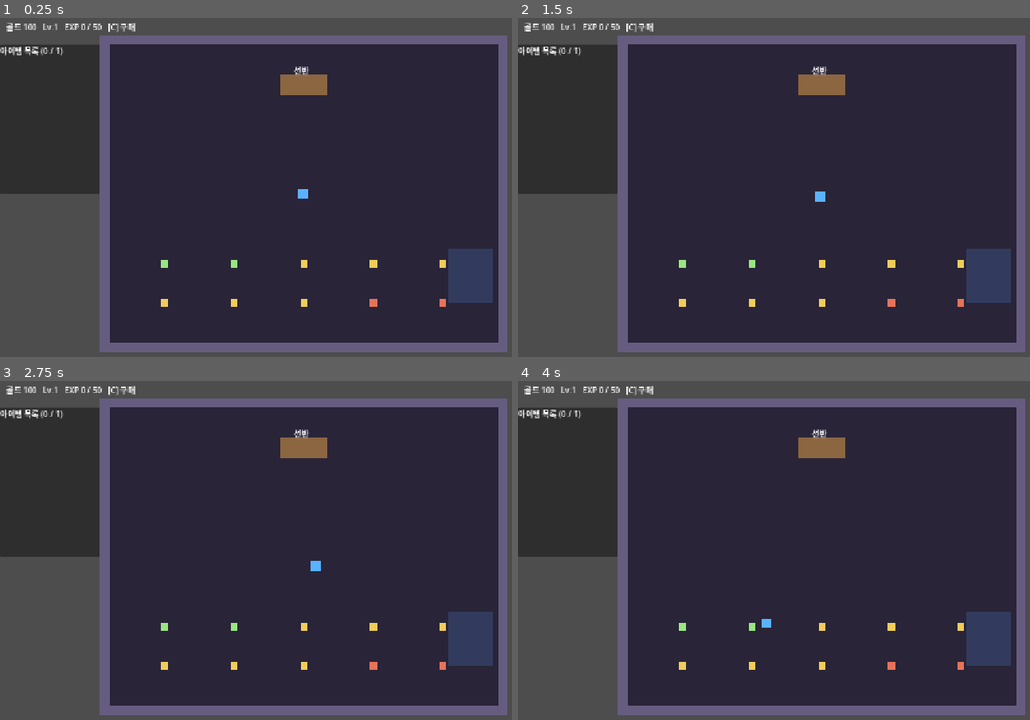
Above: before the commit, frames 1-4 (two rows, left to right).
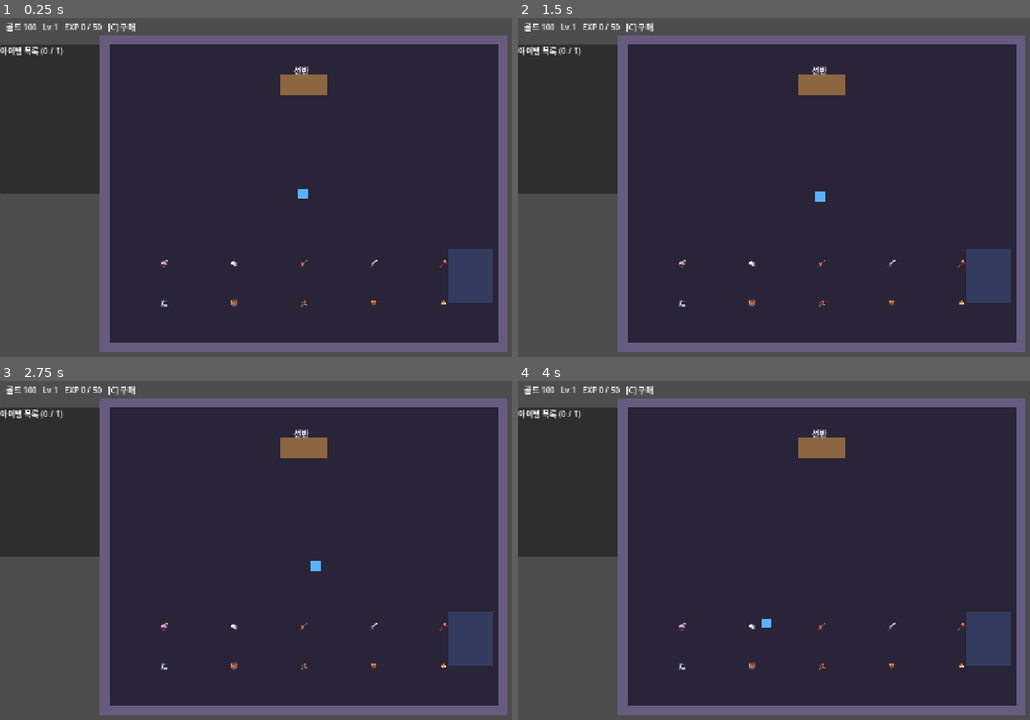
Above: after the commit, the same moments.

Repository: JaeyoungMyo/TheBetweenkeeper
Game: Godot game, scene res://scenes/storage/tutorial_storage.tscn
Same seed, same stepped clock (60 frames per second), same inputs: the game is played once before the commit and once after it.
Inputs (mouse positions are in pixels of both pictures, inside the frame that each line leads up to):
- Up to frame 1 (0.25 s): no input
- Up to frame 2 (1.5 s): tap Enter at 0.5 s; drag from (835, 194) to (902, 116) at 0.52 s; tap Space at 1.25 s; drag from (707, 211) to (804, 265) at 1.27 s
- Up to frame 3 (2.75 s): move the mouse to (384, 479) at 2.02 s; hold D (move_right) from 2.03 s (still down); tap 1 (slot_1) at 2.1 s; click (384, 479) at 2.17 s
- Up to frame 4 (4 s): release D (move_right) at 2.75 s; drag from (804, 628) to (646, 503) at 2.77 s; move the mouse to (1029, 611) at 3.52 s; hold A (move_left) from 3.53 s (still down); tap 3 (slot_3) at 3.6 s; click (1029, 611) at 3.67 s

The runs differ from the first frame. In frame 1, 0.3% of the frame differs, in the area x 31-88%, y 71-86%; in frame 2, 0.3%; in frame 3, 0.3%; in frame 4, 0.3%.

Commit message:
아이템 아이콘 반영: 스프라이트 시트 칸으로 맵과 목록에 표시
Co-Authored-By: Claude Haiku 5.5 <noreply@anthropic.com>
Claude-Session: https://claude.ai/code/session_0121nzt2UG16d76XWYTLiz1b

Diff:
--- a/data/items/armor.tres
+++ b/data/items/armor.tres
@@ -1,6 +1,7 @@
-[gd_resource type="Resource" script_class="ItemData" load_steps=2 format=3]
+[gd_resource type="Resource" script_class="ItemData" load_steps=3 format=3]
 
 [ext_resource type="Script" path="res://scripts/storage/item_data.gd" id="1"]
+[ext_resource type="Texture2D" path="res://art/items/items_sheet.png" id="2"]
 
 [resource]
 script = ExtResource("1")
@@ -8,3 +9,5 @@
 display_name = "갑옷"
 category = "방어구"
 weight = 6
+icon_sheet = ExtResource("2")
+icon_cell = Vector2i(4, 6)
--- a/data/items/axe.tres
+++ b/data/items/axe.tres
@@ -1,6 +1,7 @@
-[gd_resource type="Resource" script_class="ItemData" load_steps=2 format=3]
+[gd_resource type="Resource" script_class="ItemData" load_steps=3 format=3]
 
 [ext_resource type="Script" path="res://scripts/storage/item_data.gd" id="1"]
+[ext_resource type="Texture2D" path="res://art/items/items_sheet.png" id="2"]
 
 [resource]
 script = ExtResource("1")
@@ -8,3 +9,5 @@
 display_name = "도끼"
 category = "무기"
 weight = 3
+icon_sheet = ExtResource("2")
+icon_cell = Vector2i(5, 1)
--- a/data/items/boots.tres
+++ b/data/items/boots.tres
@@ -1,6 +1,7 @@
-[gd_resource type="Resource" script_class="ItemData" load_steps=2 format=3]
+[gd_resource type="Resource" script_class="ItemData" load_steps=3 format=3]
 
 [ext_resource type="Script" path="res://scripts/storage/item_data.gd" id="1"]
+[ext_resource type="Texture2D" path="res://art/items/items_sheet.png" id="2"]
 
 [resource]
 script = ExtResource("1")
@@ -8,3 +9,5 @@
 display_name = "장화"
 category = "방어구"
 weight = 4
+icon_sheet = ExtResource("2")
+icon_cell = Vector2i(8, 7)
--- a/data/items/dagger.tres
+++ b/data/items/dagger.tres
@@ -1,6 +1,7 @@
-[gd_resource type="Resource" script_class="ItemData" load_steps=2 format=3]
+[gd_resource type="Resource" script_class="ItemData" load_steps=3 format=3]
 
 [ext_resource type="Script" path="res://scripts/storage/item_data.gd" id="1"]
+[ext_resource type="Texture2D" path="res://art/items/items_sheet.png" id="2"]
 
 [resource]
 script = ExtResource("1")
@@ -8,3 +9,5 @@
 display_name = "단검"
 category = "무기"
 weight = 3
+icon_sheet = ExtResource("2")
+icon_cell = Vector2i(3, 0)
--- a/data/items/helmet.tres
+++ b/data/items/helmet.tres
@@ -1,6 +1,7 @@
-[gd_resource type="Resource" script_class="ItemData" load_steps=2 format=3]
+[gd_resource type="Resource" script_class="ItemData" load_steps=3 format=3]
 
 [ext_resource type="Script" path="res://scripts/storage/item_data.gd" id="1"]
+[ext_resource type="Texture2D" path="res://art/items/items_sheet.png" id="2"]
 
 [resource]
 script = ExtResource("1")
@@ -8,3 +9,5 @@
 display_name = "투구"
 category = "방어구"
 weight = 4
+icon_sheet = ExtResource("2")
+icon_cell = Vector2i(17, 8)
--- a/data/items/ore_box.tres
+++ b/data/items/ore_box.tres
@@ -1,6 +1,7 @@
-[gd_resource type="Resource" script_class="ItemData" load_steps=2 format=3]
+[gd_resource type="Resource" script_class="ItemData" load_steps=3 format=3]
 
 [ext_resource type="Script" path="res://scripts/storage/item_data.gd" id="1"]
+[ext_resource type="Texture2D" path="res://art/items/items_sheet.png" id="2"]
 
 [resource]
 script = ExtResource("1")
@@ -8,3 +9,5 @@
 display_name = "광석 상자"
 category = "재료"
 weight = 6
+icon_sheet = ExtResource("2")
+icon_cell = Vector2i(24, 5)
--- a/data/items/potion_hp.tres
+++ b/data/items/potion_hp.tres
@@ -1,6 +1,7 @@
-[gd_resource type="Resource" script_class="ItemData" load_steps=2 format=3]
+[gd_resource type="Resource" script_class="ItemData" load_steps=3 format=3]
 
 [ext_resource type="Script" path="res://scripts/storage/item_data.gd" id="1"]
+[ext_resource type="Texture2D" path="res://art/items/potions_sheet.png" id="2"]
 
 [resource]
 script = ExtResource("1")
@@ -8,3 +9,5 @@
 display_name = "회복약"
 category = "물약"
 weight = 1
+icon_sheet = ExtResource("2")
+icon_cell = Vector2i(0, 0)
--- a/data/items/scroll.tres
+++ b/data/items/scroll.tres
@@ -1,6 +1,7 @@
-[gd_resource type="Resource" script_class="ItemData" load_steps=2 format=3]
+[gd_resource type="Resource" script_class="ItemData" load_steps=3 format=3]
 
 [ext_resource type="Script" path="res://scripts/storage/item_data.gd" id="1"]
+[ext_resource type="Texture2D" path="res://art/items/items_sheet.png" id="2"]
 
 [resource]
 script = ExtResource("1")
@@ -8,3 +9,5 @@
 display_name = "주문서"
 category = "주문서"
 weight = 2
+icon_sheet = ExtResource("2")
+icon_cell = Vector2i(0, 10)
--- a/data/items/shield.tres
+++ b/data/items/shield.tres
@@ -1,6 +1,7 @@
-[gd_resource type="Resource" script_class="ItemData" load_steps=2 format=3]
+[gd_resource type="Resource" script_class="ItemData" load_steps=3 format=3]
 
 [ext_resource type="Script" path="res://scripts/storage/item_data.gd" id="1"]
+[ext_resource type="Texture2D" path="res://art/items/items_sheet.png" id="2"]
 
 [resource]
 script = ExtResource("1")
@@ -8,3 +9,5 @@
 display_name = "방패"
 category = "방어구"
 weight = 4
+icon_sheet = ExtResource("2")
+icon_cell = Vector2i(16, 5)
--- a/data/items/sword.tres
+++ b/data/items/sword.tres
@@ -1,6 +1,7 @@
-[gd_resource type="Resource" script_class="ItemData" load_steps=2 format=3]
+[gd_resource type="Resource" script_class="ItemData" load_steps=3 format=3]
 
 [ext_resource type="Script" path="res://scripts/storage/item_data.gd" id="1"]
+[ext_resource type="Texture2D" path="res://art/items/items_sheet.png" id="2"]
 
 [resource]
 script = ExtResource("1")
@@ -8,3 +9,5 @@
 display_name = "검"
 category = "무기"
 weight = 3
+icon_sheet = ExtResource("2")
+icon_cell = Vector2i(0, 0)
--- a/scripts/storage/item_data.gd
+++ b/scripts/storage/item_data.gd
@@ -10,6 +10,11 @@
 @export var base_price: int = 0
 @export var exp_value: int = 0
 @export var allowed_facilities: Array[String] = ["shelf_basic"]
+## 아이콘: 스프라이트 시트와 16px 칸 좌표 (열, 행)
+@export var icon_sheet: Texture2D
+@export var icon_cell := Vector2i.ZERO
+
+const ICON_PX := 16
 
 
 func is_valid() -> bool:
@@ -18,3 +23,13 @@
 
 func weight_class() -> String:
 	return WeightRules.weight_class(weight)
+
+
+## 아이콘 한 칸을 잘라 낸 텍스처. 시트가 없으면 null
+func icon() -> Texture2D:
+	if icon_sheet == null:
+		return null
+	var atlas := AtlasTexture.new()
+	atlas.atlas = icon_sheet
+	atlas.region = Rect2(Vector2(icon_cell) * ICON_PX, Vector2(ICON_PX, ICON_PX))
+	return atlas
--- a/scripts/storage/item_view.gd
+++ b/scripts/storage/item_view.gd
@@ -11,12 +11,18 @@
 
 func setup(instance: ItemInstance) -> void:
 	item = instance
-	_box = ColorRect.new()
-	_box.size = SIZE
-	_box.position = -SIZE / 2
-	_box.color = COLORS.get(item.data.weight_class(), Color.WHITE)
-	_box.mouse_filter = Control.MOUSE_FILTER_IGNORE
-	add_child(_box)
+	var tex := item.data.icon()
+	if tex != null:
+		var sprite := Sprite2D.new()
+		sprite.texture = tex
+		add_child(sprite)
+	else:
+		_box = ColorRect.new()
+		_box.size = SIZE
+		_box.position = -SIZE / 2
+		_box.color = COLORS.get(item.data.weight_class(), Color.WHITE)
+		_box.mouse_filter = Control.MOUSE_FILTER_IGNORE
+		add_child(_box)
 	sync()
 
 
--- a/scripts/ui/item_list_panel.gd
+++ b/scripts/ui/item_list_panel.gd
@@ -38,6 +38,7 @@
 	b.name = "item-entry-%d" % item.instance_id
 	b.item_id = item.instance_id
 	b.text = "%s (무게 %d)" % [item.data.display_name, item.weight()]
+	b.icon = item.data.icon()
 	b.mouse_filter = Control.MOUSE_FILTER_PASS
 	b.focus_mode = Control.FOCUS_NONE
 	return b
--- a/tests/run_tests.gd
+++ b/tests/run_tests.gd
@@ -21,6 +21,7 @@
 	"res://tests/unit/test_dungeon_properties.gd",
 	"res://tests/integration/test_dungeon_slice.gd",
 	"res://tests/integration/test_dungeon_ui.gd",
+	"res://tests/unit/test_item_icons.gd",
 ]
 
 
--- /dev/null
+++ b/tests/unit/test_item_icons.gd
@@ -0,0 +1,20 @@
+# 아이템 아이콘 (art/items 스프라이트 시트, 16px 칸): 모든 아이템이 시트 안의 칸을 가진다
+extends TestBase
+
+
+func test_every_item_has_icon_inside_sheet() -> void:
+	var count := 0
+	for f in DirAccess.get_files_at("res://data/items"):
+		if not f.ends_with(".tres"):
+			continue
+		count += 1
+		var data: ItemData = load("res://data/items/" + f)
+		var tex := data.icon()
+		expect(tex != null, "%s has icon" % f)
+		if tex == null:
+			continue
+		var r: Rect2 = (tex as AtlasTexture).region
+		var sheet: Texture2D = data.icon_sheet
+		expect(r.position.x >= 0 and r.position.y >= 0, "%s region not negative" % f)
+		expect(r.end.x <= sheet.get_width() and r.end.y <= sheet.get_height(), "%s region inside sheet" % f)
+	expect(count == 10, "10 item resources")
Binary file added: art/items/items_sheet.png
Not shown, added: art/items/items_sheet.png.import
Binary file added: art/items/potions_sheet.png
Not shown, added: art/items/potions_sheet.png.import
Not shown, added: tests/unit/test_item_icons.gd.uid
Not shown, changed: TEST.md
Not shown, changed: aidlc-docs/audit.md
Not shown, changed: aidlc-docs/construction/u3-dungeon-requests/code/code-summary.md
